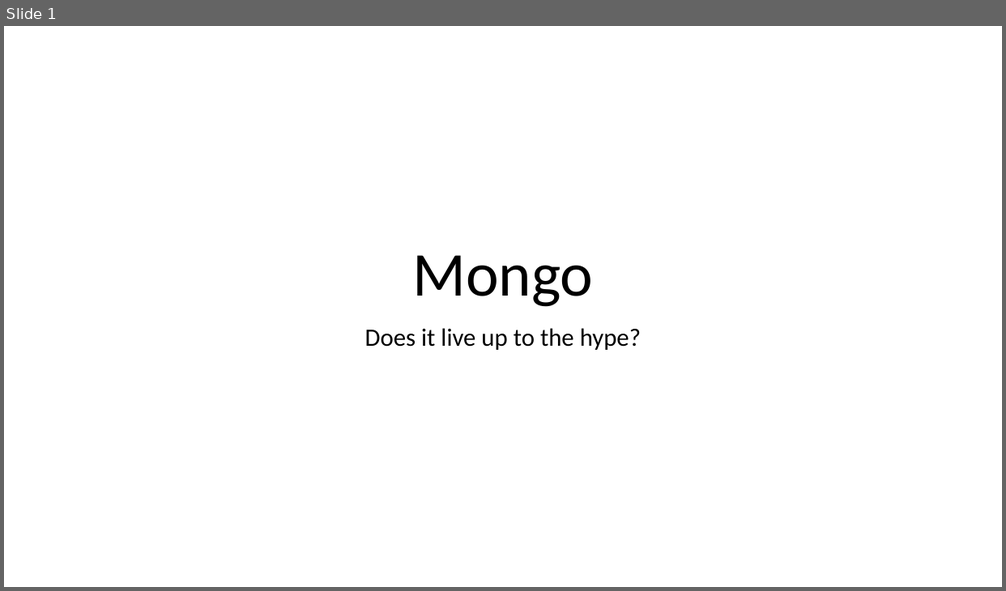
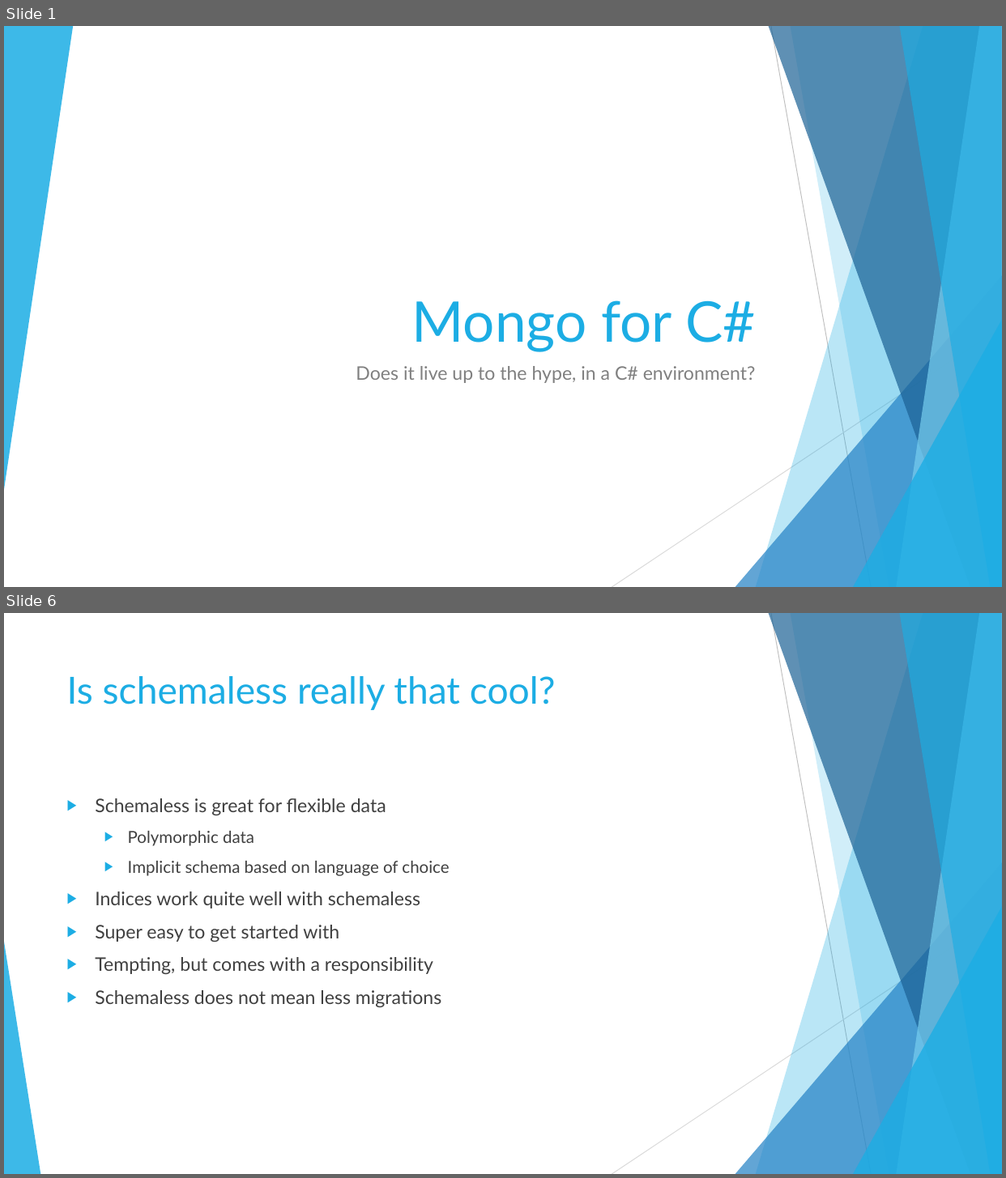
Before and after one commit to ffMathy/TurboPotato.Mongo, a slide deck: slides.pptx. Shown one above the other, each under a label of ours: slide 1 before the commit, slides 1 and 6 after it; the slides between them are not shown. The pictures are 1006x591 and 1006x1178 pixels, drawn with LibreOffice and Linux fonts; fonts in the diff are those of the drawing. Boxes give left, top, right and bottom in pixels: in the first picture for what was removed or moved away, otherwise in the second. Text is boxed around its words. In the diff, an @@ line names an element or a change of style, - is before the commit and + after.

```diff
--- a/slides.pptx
+++ b/slides.pptx
@@ slide 6 added at (x1=4, y1=613, x2=1002, y2=1174), background #FFFFFF; not listed: 9 template elements that a slide beside it also shows @@
@@ title added at (x1=67, y1=676, x2=556, y2=710), 36 pt, text #1CADE4 @@
+Is schemaless really that cool?
@@ text added at (x1=95, y1=798, x2=449, y2=1007), 18 pt, text #404040 @@
+▶ Schemaless is great for flexible data
+  ▶ Polymorphic data
+  ▶ Implicit schema based on language of choice
+▶ Indices work quite well with schemaless
+▶ Super easy to get started with
+▶ Tempting, but comes with a responsibility
+▶ Schemaless does not mean less migrations
@@ triangle added at (x1=4, y1=942, x2=40, y2=1174), fill #1CADE4 at 85% opacity @@
@@ slide 1 changed as well @@
@@ group added at (x1=4, y1=26, x2=1002, y2=587): 5 freeform shapes, 3 triangles, 2 lines @@
@@ title at (x1=412, y1=301, x2=755, y2=352): text changed; size 60 to 54 pt; font Calibri to Lato; text colour #000000 to #1CADE4 @@
-Mongo
+Mongo for C#
@@ subtitle at (x1=356, y1=366, x2=756, y2=383): text changed; size 24 to 18 pt; font Calibri to Lato; text colour #000000 to #808080 @@
-Does it live up to the hype?
+Does it live up to the hype, in a C# environment?
```
Also in this commit, not shown: 1 other slide changed, 7 other slides added, 3 slides removed, 5 other files.
